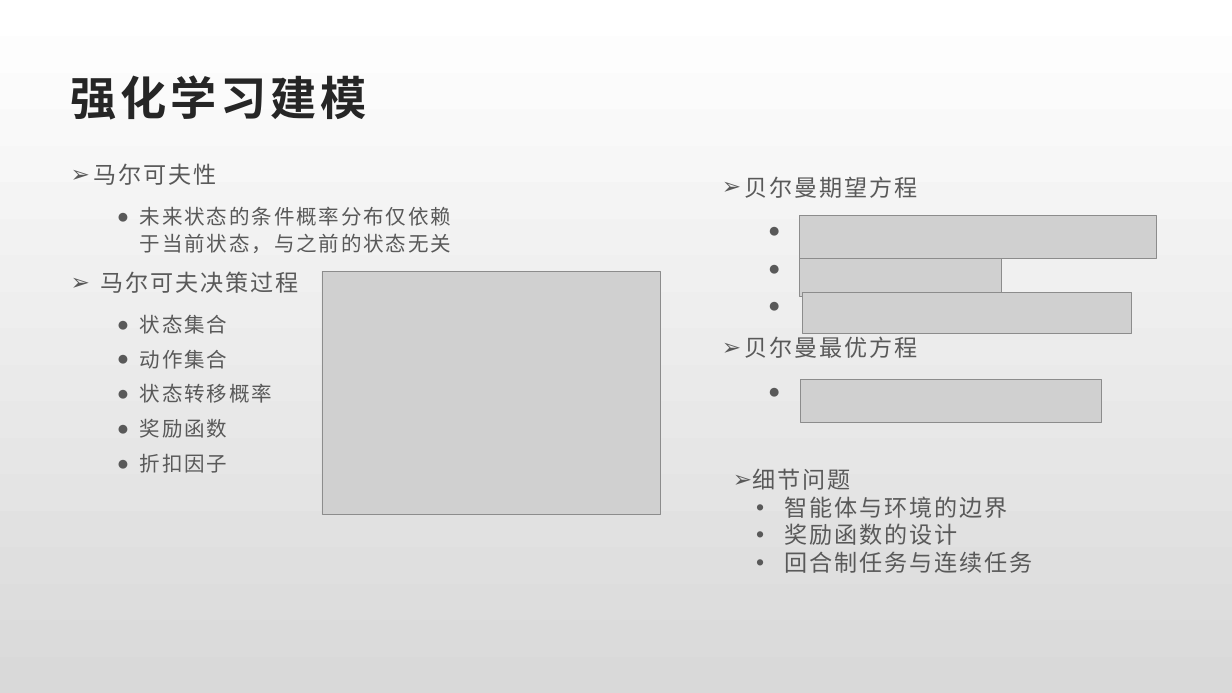
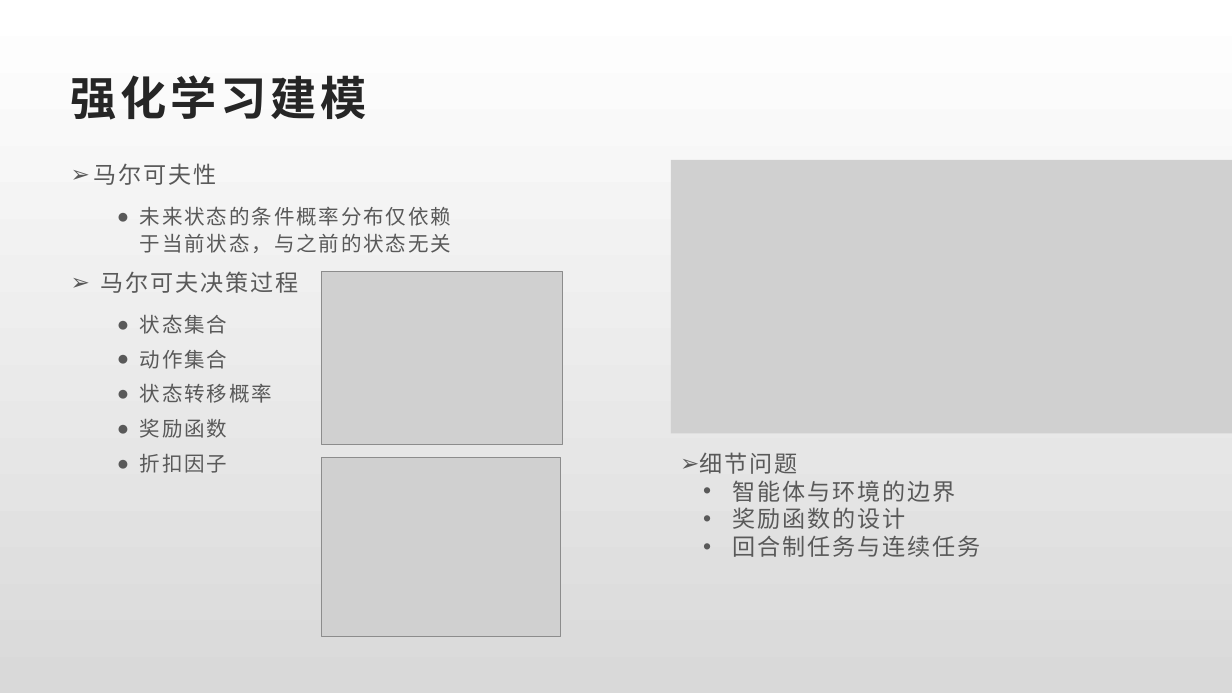
Before and after one commit to youchenlong/Code, a slide deck: slide 4 of Python/RL/深度强化学习.pptx. Drawn at 1232x693 pixels with LibreOffice and Linux fonts; fonts in the diff are those of the drawing; grey boxes stand for pictures; background and template pictures are left out. Boxes give left, top, right and bottom in pixels: in the first picture for what was removed or moved away, otherwise in the second. Text is boxed around its words. In the diff, an @@ line names an element or a change of style, - is before the commit and + after.

```diff
--- a/Python/RL/深度强化学习.pptx
+++ b/Python/RL/深度强化学习.pptx
@@ picture added at (671, 160, 1232, 433) @@
@@ text removed at (745, 176, 918, 358) @@
-➢ 贝尔曼期望方程
-➢ 贝尔曼最优方程
@@ picture removed at (799, 215, 1156, 259) @@
@@ picture removed at (799, 255, 1001, 297) @@
@@ picture: place and size @@
-picture at (322, 271, 660, 515)
+picture at (322, 271, 563, 445)
@@ picture removed at (803, 293, 1132, 335) @@
@@ picture removed at (801, 380, 1102, 423) @@
@@ text "细节问题": place and size @@
-text "细节问题" at (752, 468, 1033, 573)
+text "细节问题" at (699, 452, 980, 557)
@@ picture added at (322, 457, 561, 637) @@
```
Also in this commit, not shown: 10 other slides changed, 8 slides added, 27 other files.
